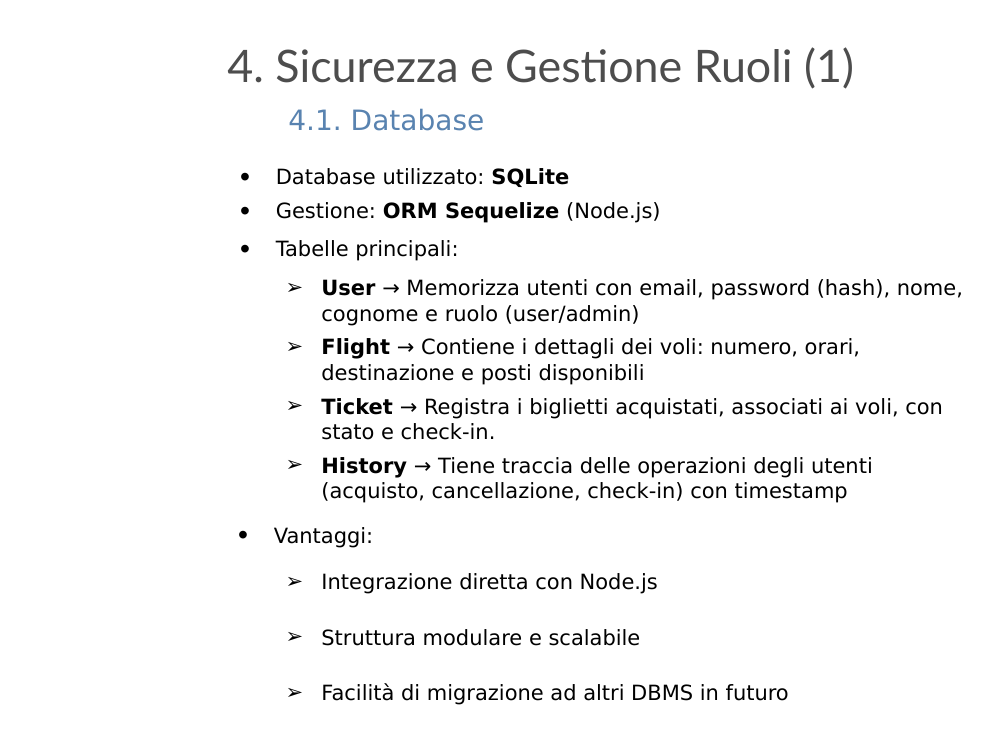
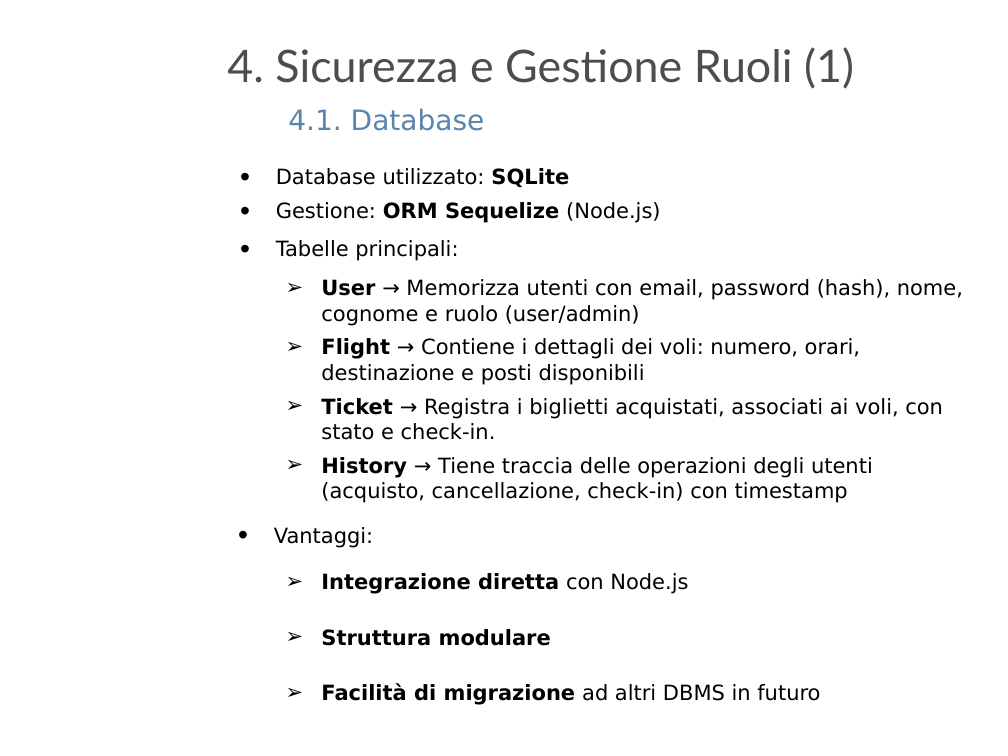
Before and after one commit to fortyguide/panico-stefano_CSproject_23-24, a slide deck: slide 6 of Air Connect - Presentazione.pptx. Drawn at 1008x756 pixels with LibreOffice and Linux fonts; fonts in the diff are those of the drawing; background and template pictures are left out. Boxes give left, top, right and bottom in pixels: in the first picture for what was removed or moved away, otherwise in the second. Text is boxed around its words. In the diff, an @@ line names an element or a change of style, - is before the commit and + after.

```diff
--- a/Air Connect - Presentazione.pptx
+++ b/Air Connect - Presentazione.pptx
@@ text at (321,573,820,705): bold on in "Integrazione diretta", "Facilità di migrazione" @@
@@ text at (321,629,551,646): text changed; bold on @@
-  ➢ Struttura modulare e scalabile
+  ➢ Struttura modulare
```
Also in this commit, not shown: 1 other slide changed, 2 slides added.
